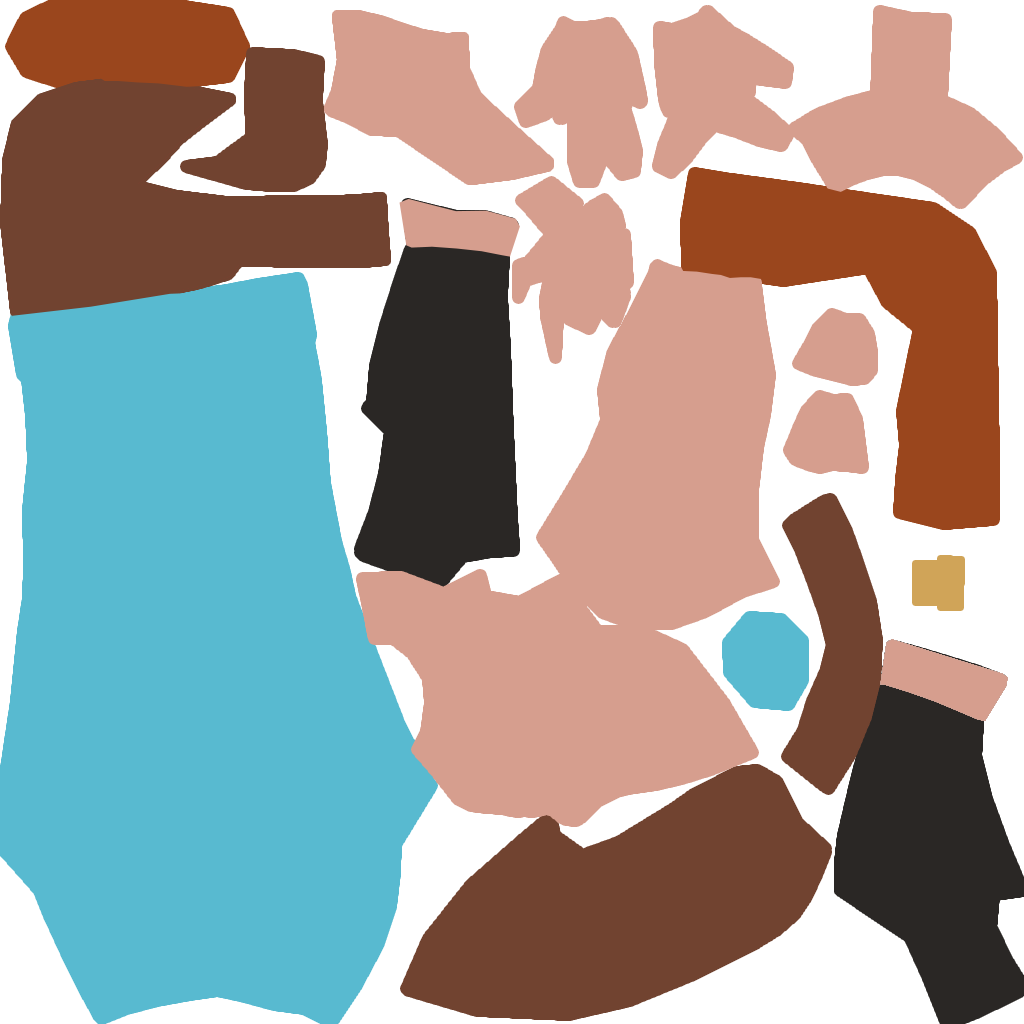
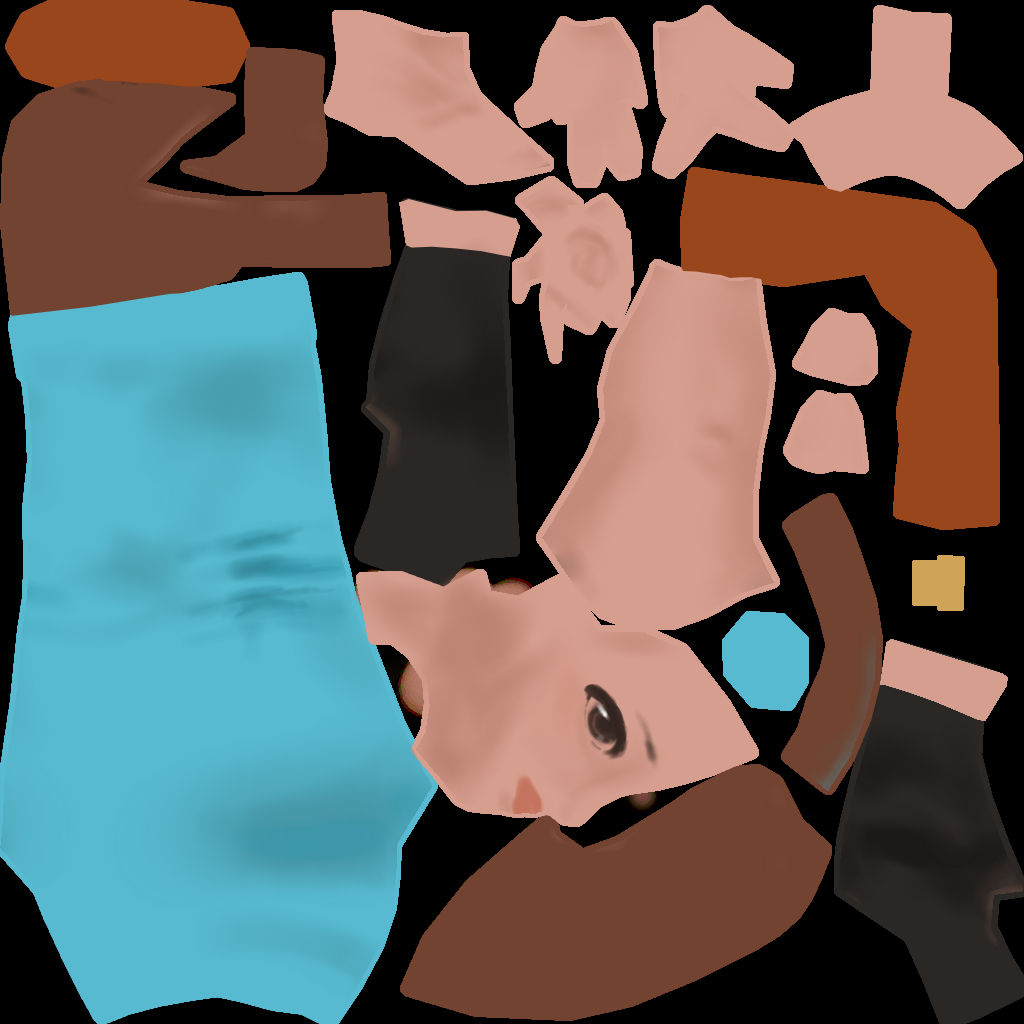
The second 1024×1024 image is a revision of the first. Changes to its layers:
added layer "Layer 11" above "Layer 10" over 68, 9, 1023, 951
added layer "Layer 10" above "Layer 9" over 69, 81, 659, 770
added layer "Layer 9" above "skin_color" over 0, 162, 1023, 1001
